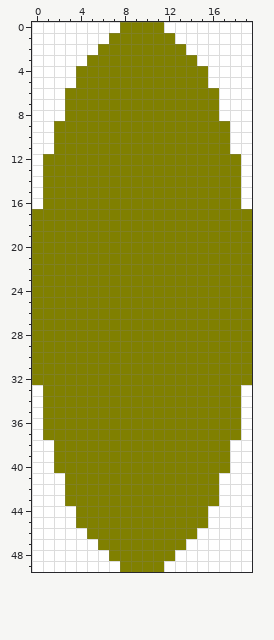
Pixel-art sprite -- Canoa2/boat.png. Above: the version before the commit.
The file is 20x50 pixels.
After:
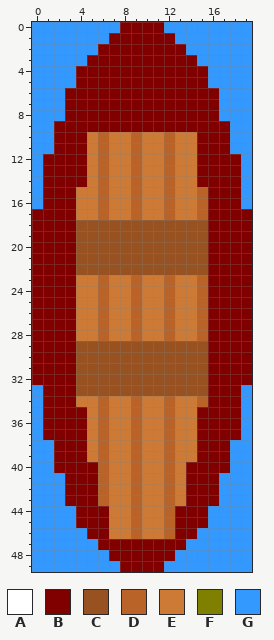
Palette (. is transparent): A #ffffff  B #800000  C #985222  D #b96328  E #cc7a35  F #808000  G #3399ff
Diff:
Changed rows in their new state; - is an unchanged pixel.
first column x 0:
 0 GGGGGGGGBBBBGGGGGGGG
 1 GGGGGGGBBBBBBGGGGGGG
 2 GGGGGGBBBBBBBBGGGGGG
 3 GGGGGBBBBBBBBBBGGGGG
 4 GGGGBBBBBBBBBBBBGGGG
 5 GGGGBBBBBBBBBBBBGGGG
 6 GGGBBBBBBBBBBBBBBGGG
 7 GGGBBBBBBBBBBBBBBGGG
 8 GGGBBBBBBBBBBBBBBGGG
 9 GGBBBBBBBBBBBBBBBBGG
10 GGBBBEDEEDEEDEEBBBGG
11 GGBBBEDEEDEEDEEBBBGG
12 GBBBBEDEEDEEDEEBBBBG
13 GBBBBEDEEDEEDEEBBBBG
14 GBBBBEDEEDEEDEEBBBBG
15 GBBBEEDEEDEEDEEDBBBG
16 GBBBEEDEEDEEDEEDBBBG
17 BBBBEEDEEDEEDEEDBBBB
18 BBBBCCCCCCCCCCCCBBBB
19 BBBBCCCCCCCCCCCCBBBB
20 BBBBCCCCCCCCCCCCBBBB
21 BBBBCCCCCCCCCCCCBBBB
22 BBBBCCCCCCCCCCCCBBBB
23 BBBBEEDEEDEEDEEDBBBB
24 BBBBEEDEEDEEDEEDBBBB
25 BBBBEEDEEDEEDEEDBBBB
26 BBBBEEDEEDEEDEEDBBBB
27 BBBBEEDEEDEEDEEDBBBB
28 BBBBEEDEEDEEDEEDBBBB
29 BBBBCCCCCCCCCCCCBBBB
30 BBBBCCCCCCCCCCCCBBBB
31 BBBBCCCCCCCCCCCCBBBB
32 BBBBCCCCCCCCCCCCBBBB
33 GBBBCCCCCCCCCCCCBBBG
34 GBBBEEDEEDEEDEEDBBBG
35 GBBBBEDEEDEEDEEBBBBG
36 GBBBBEDEEDEEDEEBBBBG
37 GBBBBEDEEDEEDEEBBBBG
38 GGBBBEDEEDEEDEEBBBGG
39 GGBBBEDEEDEEDEEBBBGG
40 GGBBBBDEEDEEDEBBBBGG
41 GGGBBBDEEDEEDEBBBGGG
42 GGGBBBDEEDEEDEBBBGGG
43 GGGBBBDEEDEEDEBBBGGG
44 GGGGBBBEEDEEDBBBGGGG
45 GGGGBBBEEDEEDBBBGGGG
46 GGGGGBBEEDEEDBBGGGGG
47 GGGGGGBBBBBBBBGGGGGG
48 GGGGGGGBBBBBBGGGGGGG
49 GGGGGGGGBBBBGGGGGGGG
Changed places in both pictures, as pixel boxes (x1, y1, x2, y2):
changed: (32, 22, 252, 572)
